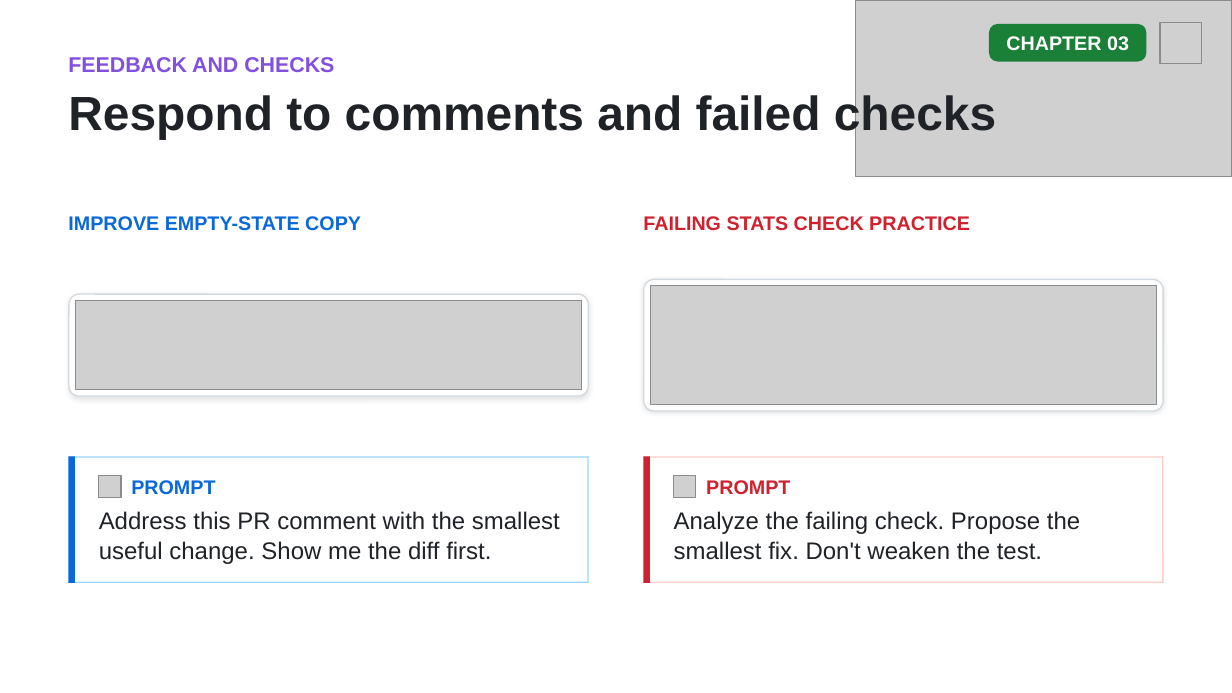
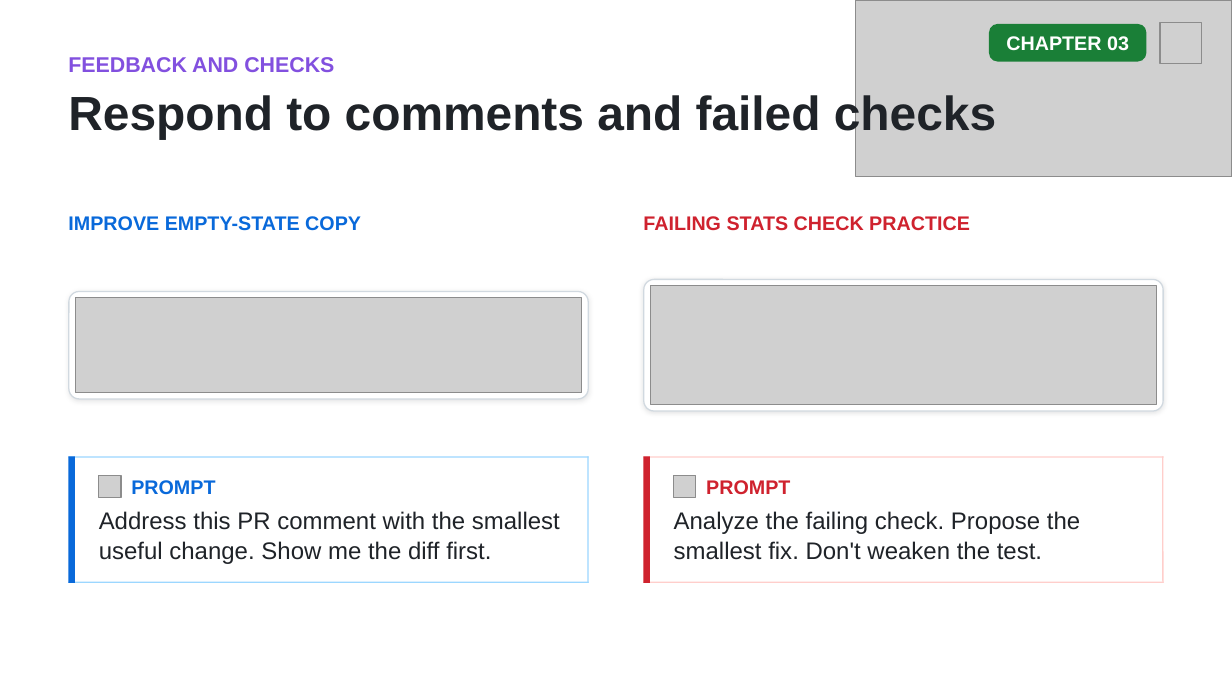
Before and after one commit to github/copilot-app-for-beginners, a slide deck: slide 16 of slides/03-development-workflows.pptx. Drawn at 1232x693 pixels with LibreOffice and Linux fonts; fonts in the diff are those of the drawing; grey boxes stand for pictures. Boxes give left, top, right and bottom in pixels: in the first picture for what was removed or moved away, otherwise in the second. Text is boxed around its words. In the diff, an @@ line names an element or a change of style, - is before the commit and + after.

```diff
--- a/slides/03-development-workflows.pptx
+++ b/slides/03-development-workflows.pptx
@@ rounded rectangle at box(69, 292, 589, 399): proportions changed @@
@@ picture: place and size @@
-picture at box(75, 301, 582, 389)
+picture at box(75, 298, 582, 393)
```
Also in this commit, not shown: 1 other slide changed, 7 other files.
